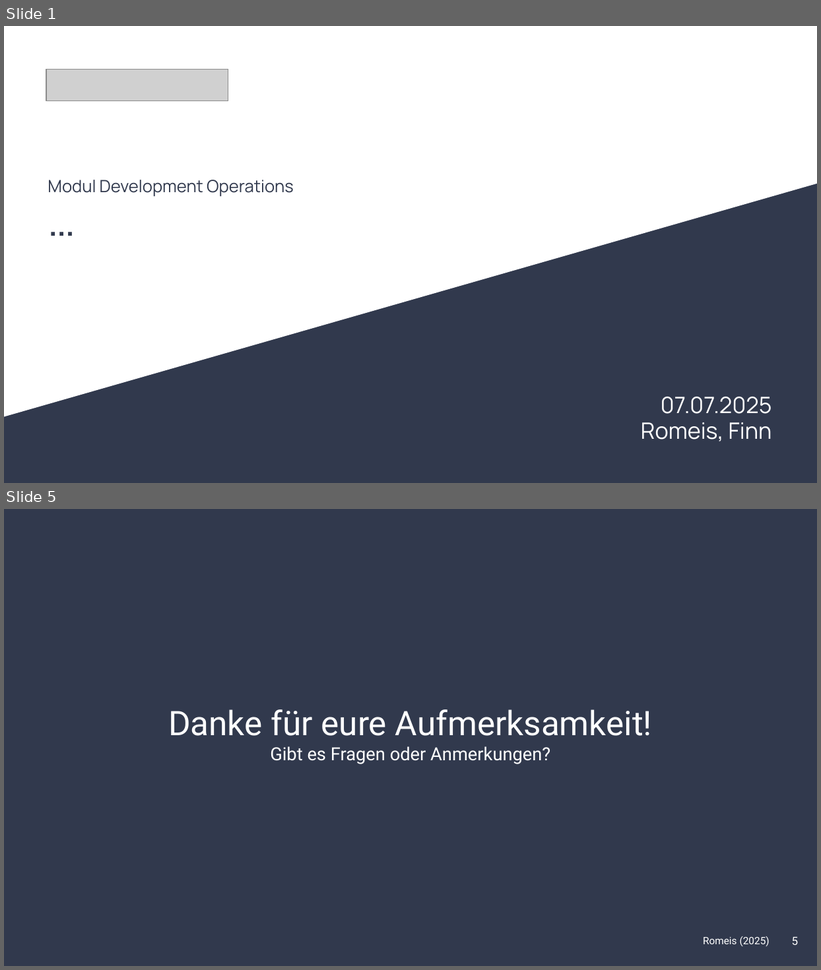
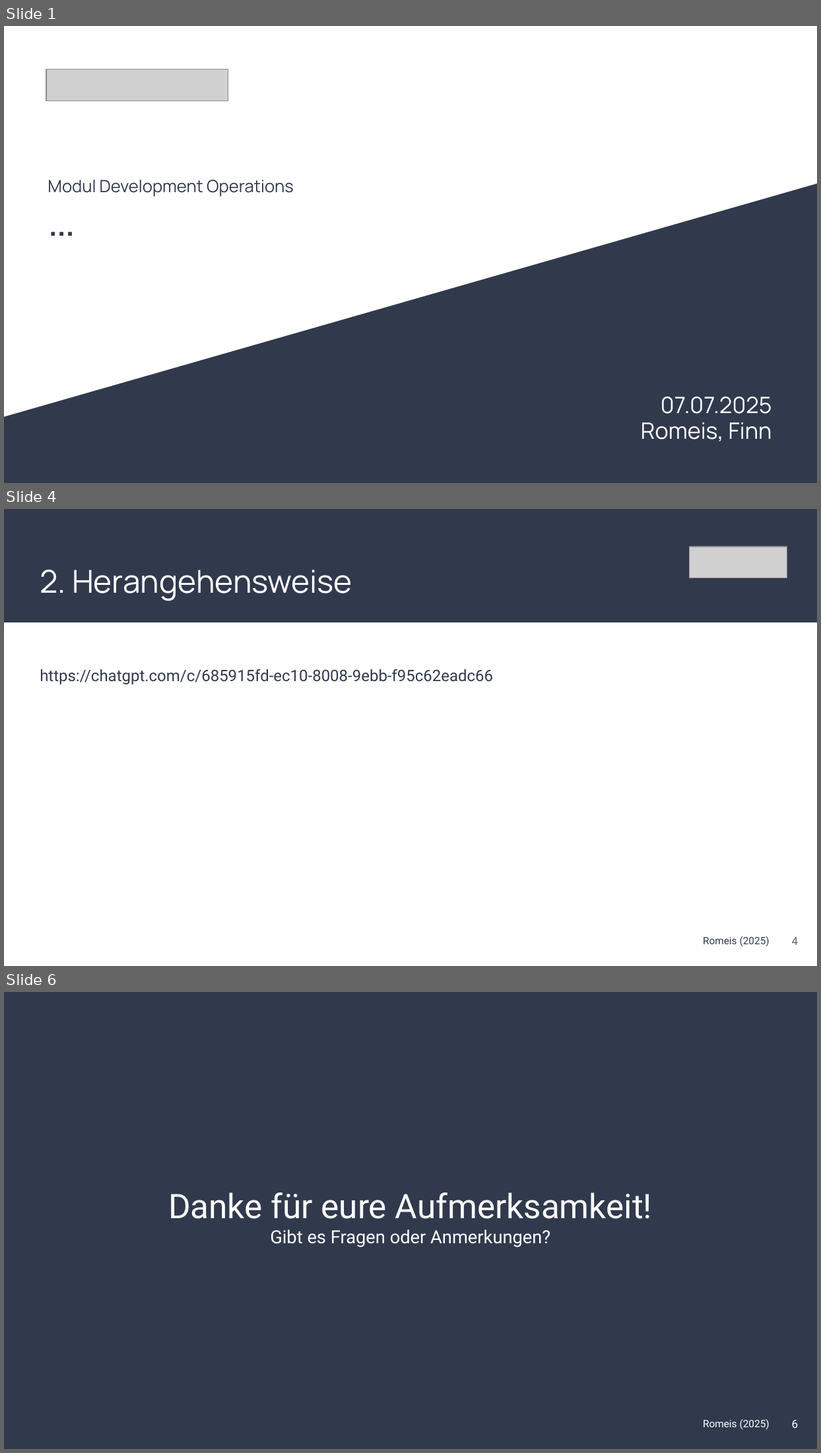
Before and after one commit to FiJoRom/DevOps-Task-Manager, a slide deck: Präsentation_DevOps_Romeis.pptx. Shown one above the other, each under a label of ours: slides 1 and 5 before the commit, slides 1, 4 and 6 after it; the slides between them are not shown. The pictures are 821x970 and 821x1453 pixels, drawn with LibreOffice and Linux fonts; fonts in the diff are those of the drawing; grey boxes stand for pictures. Boxes give left, top, right and bottom in pixels: in the first picture for what was removed or moved away, otherwise in the second. Text is boxed around its words. In the diff, an @@ line names an element or a change of style, - is before the commit and + after.

```diff
--- a/Präsentation_DevOps_Romeis.pptx
+++ b/Präsentation_DevOps_Romeis.pptx
@@ slide 4 added at box(4, 509, 817, 966), background #FFFFFF @@
@@ rectangle added at box(4, 509, 817, 623), fill #31394D @@
@@ picture added at box(690, 547, 787, 578) @@
@@ title added at box(40, 570, 352, 601), 28 pt, text #FFFFFF @@
+2. Herangehensweise
@@ text added at box(40, 669, 493, 685), 14 pt, text #31394D @@
+https://chatgpt.com/c/685915fd-ec10-8008-9ebb-f95c62eadc66
@@ text added at box(703, 937, 770, 947), 9 pt, text #31394D @@
+Romeis (2025)
@@ page number added at box(792, 937, 799, 945), 10 pt, text #666666 @@
+4
@@ what was slide 5 is now slide 6 @@
@@ page number at box(792, 1420, 799, 1428): text changed @@
-5
+6
```
Also in this commit, not shown: 2 slides changed, 1 other slide added, 1 slide removed.
